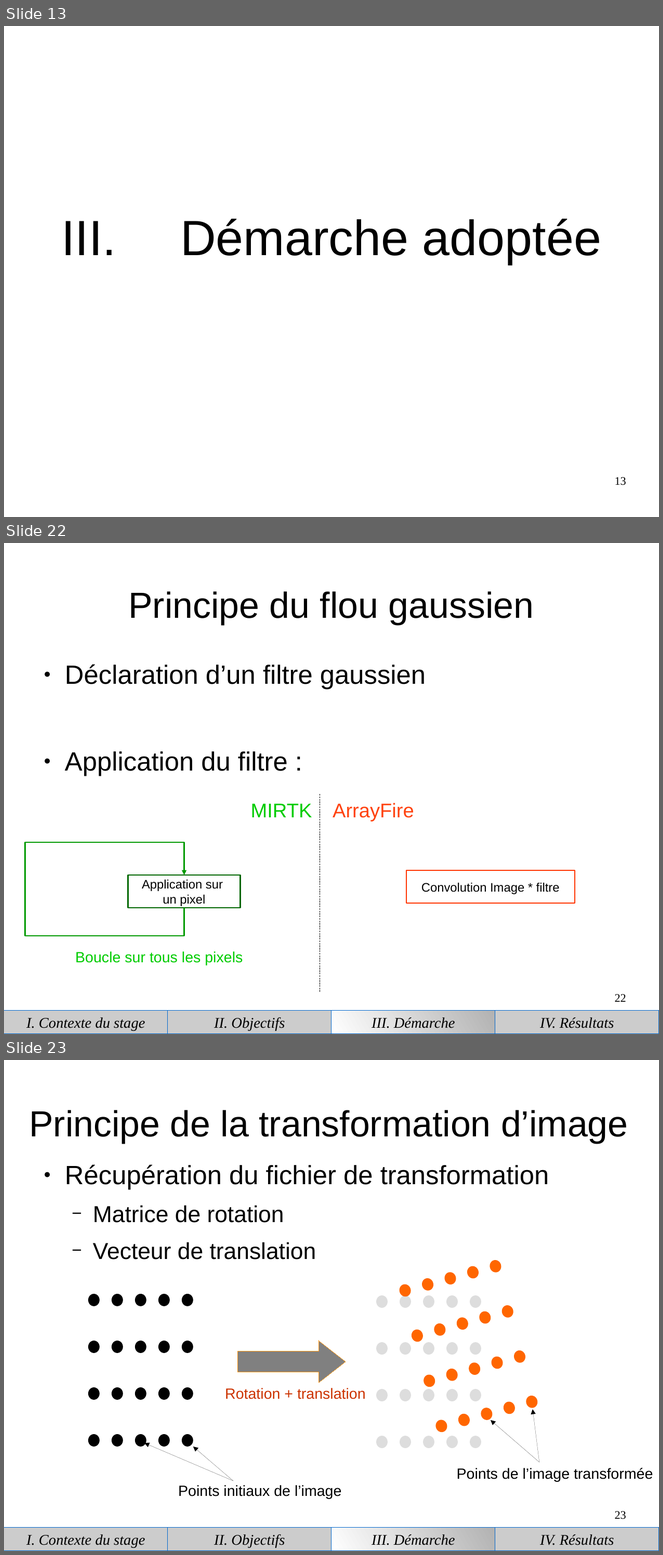
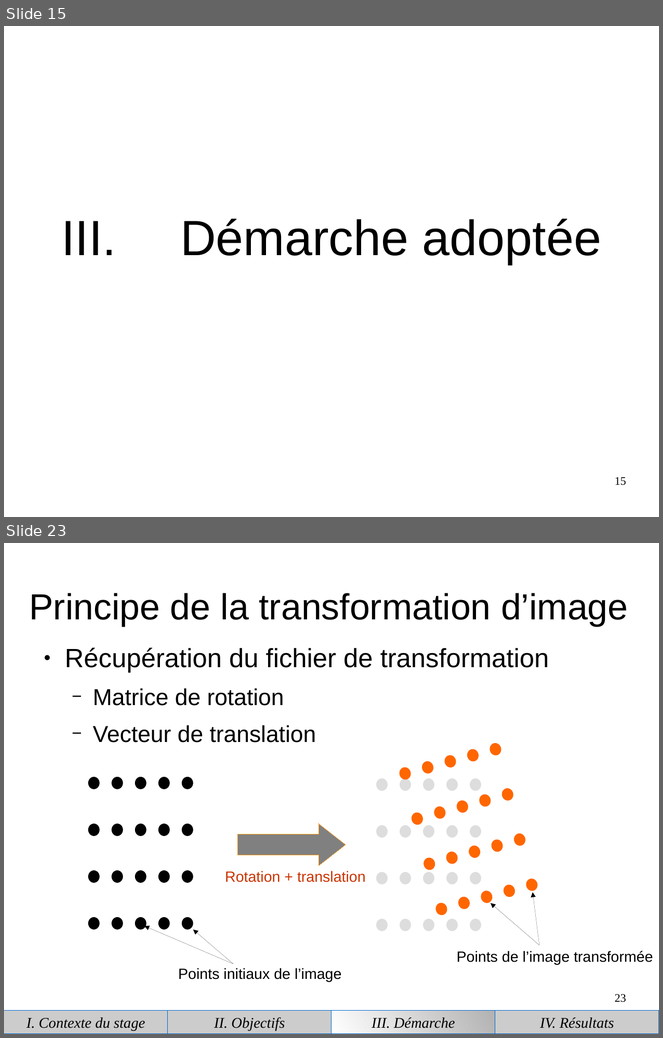
Before and after one commit to piatf/Report-2016-interniship-BioMedIA, a slide deck: presentation.odp. Shown one above the other, each under a label of ours: slides 13, 22 and 23 before the commit, slides 15 and 23 after it; the slides between them are not shown. The pictures are 663x1555 and 663x1038 pixels, drawn with LibreOffice and Linux fonts; fonts in the diff are those of the drawing. Boxes give left, top, right and bottom in pixels: in the first picture for what was removed or moved away, otherwise in the second. Text is boxed around its words. In the diff, an @@ line names an element or a change of style, - is before the commit and + after.

```diff
--- a/presentation.odp
+++ b/presentation.odp
@@ slide 22 removed at (4,543,659,1034), background #FFFFFF @@
@@ title removed at (128,591,534,625) @@
-Principe du flou gaussien
@@ text removed at (65,664,426,776) @@
-● Déclaration d’un filtre gaussien
-● Application du filtre :
@@ text removed at (251,804,312,818) @@
-MIRTK
@@ line removed from (320, 795) to (320, 992) @@
@@ text removed at (333,803,414,822) @@
-ArrayFire
@@ elbow arrow removed from (184, 908) to (184, 875) @@
@@ rectangle removed at (128,875,241,908) @@
-Application sur
-un pixel
@@ rectangle removed at (406,871,575,903) @@
-Convolution Image * filtre
@@ text removed at (75,952,243,965) @@
-Boucle sur tous les pixels
@@ page number removed at (615,994,626,1002) @@
-22
@@ group removed at (4,1011,659,1034): 4 rectangles @@
-I. Contexte du stage
-II. Objectifs
-III. Démarche
-IV. Résultats
@@ what was slide 13 is now slide 15 @@
@@ page number at (615,477,626,486): text changed @@
-13
+15
```
Also in this commit, not shown: 14 slides changed, 5 slides added.
